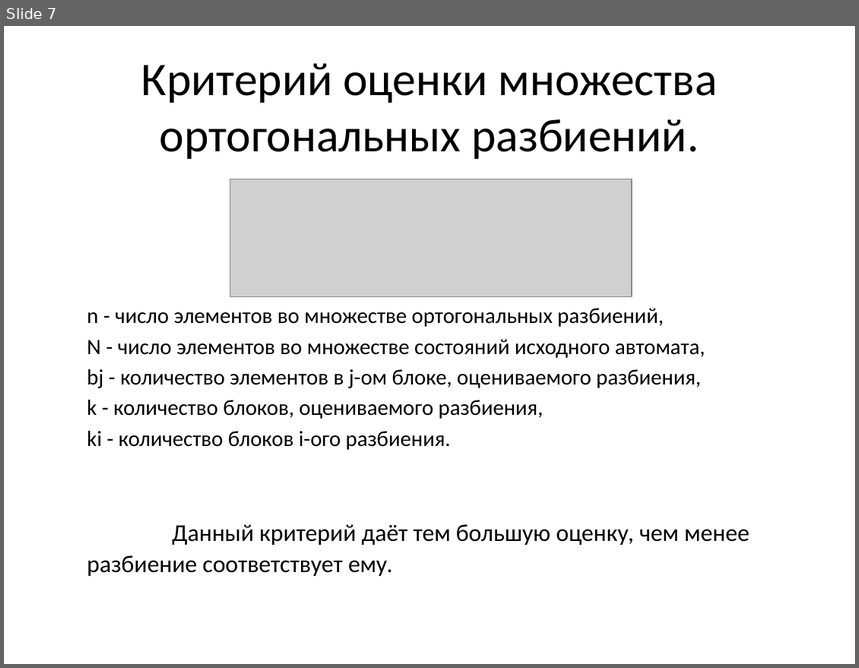
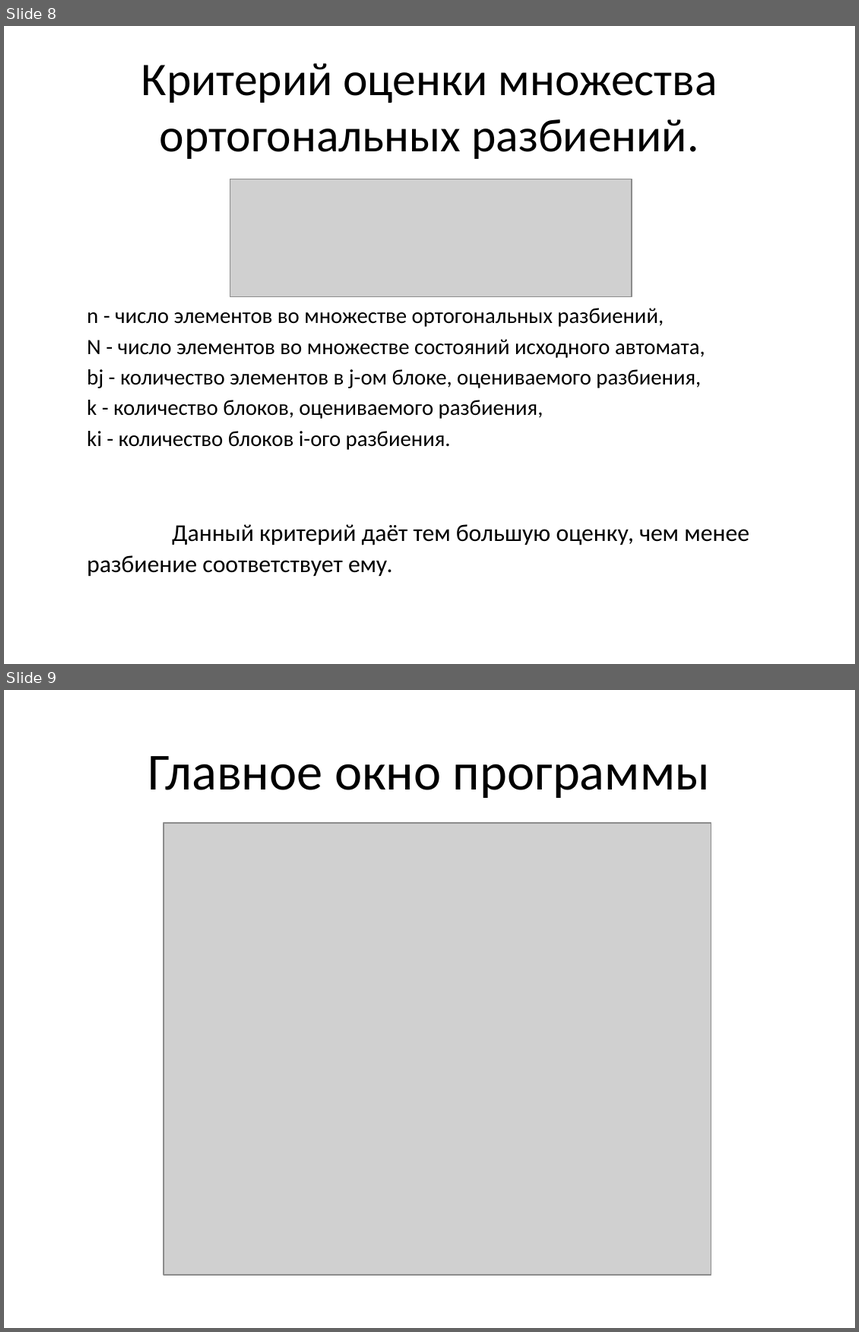
Before and after one commit to erad888/fsm-decompose, a slide deck: Презентация.pptx. Shown one above the other, each under a label of ours: slide 7 before the commit, slides 8 and 9 after it. The pictures are 859x668 and 859x1332 pixels, drawn with LibreOffice and Linux fonts; fonts in the diff are those of the drawing; grey boxes stand for pictures. Boxes give left, top, right and bottom in pixels: in the first picture for what was removed or moved away, otherwise in the second. Text is boxed around its words. In the diff, an @@ line names an element or a change of style, - is before the commit and + after.

```diff
--- a/Презентация.pptx
+++ b/Презентация.pptx
@@ slide 9 added at (4,690,855,1328), background #FFFFFF @@
@@ title added at (148,756,710,798), 44 pt, text #000000 @@
+Главное окно программы
@@ picture added at (163,823,711,1274) @@
@@ what was slide 7 is now slide 8 @@
```
Also in this commit, not shown: 3 slides changed, 6 other slides added, 1 other file.
